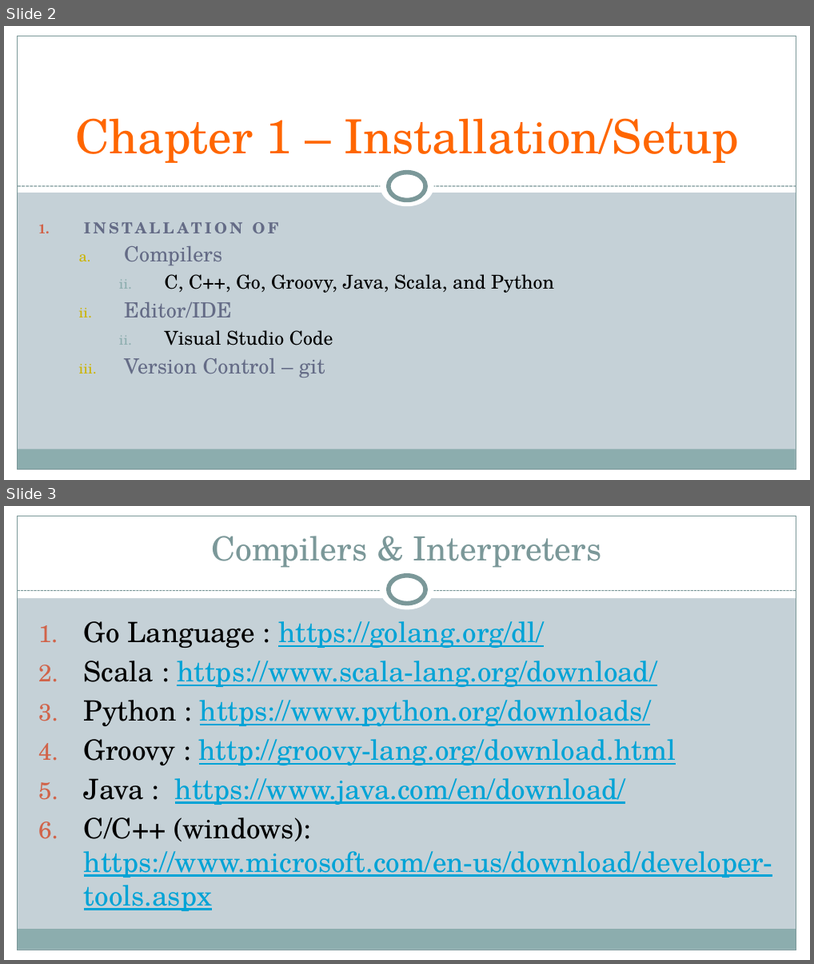
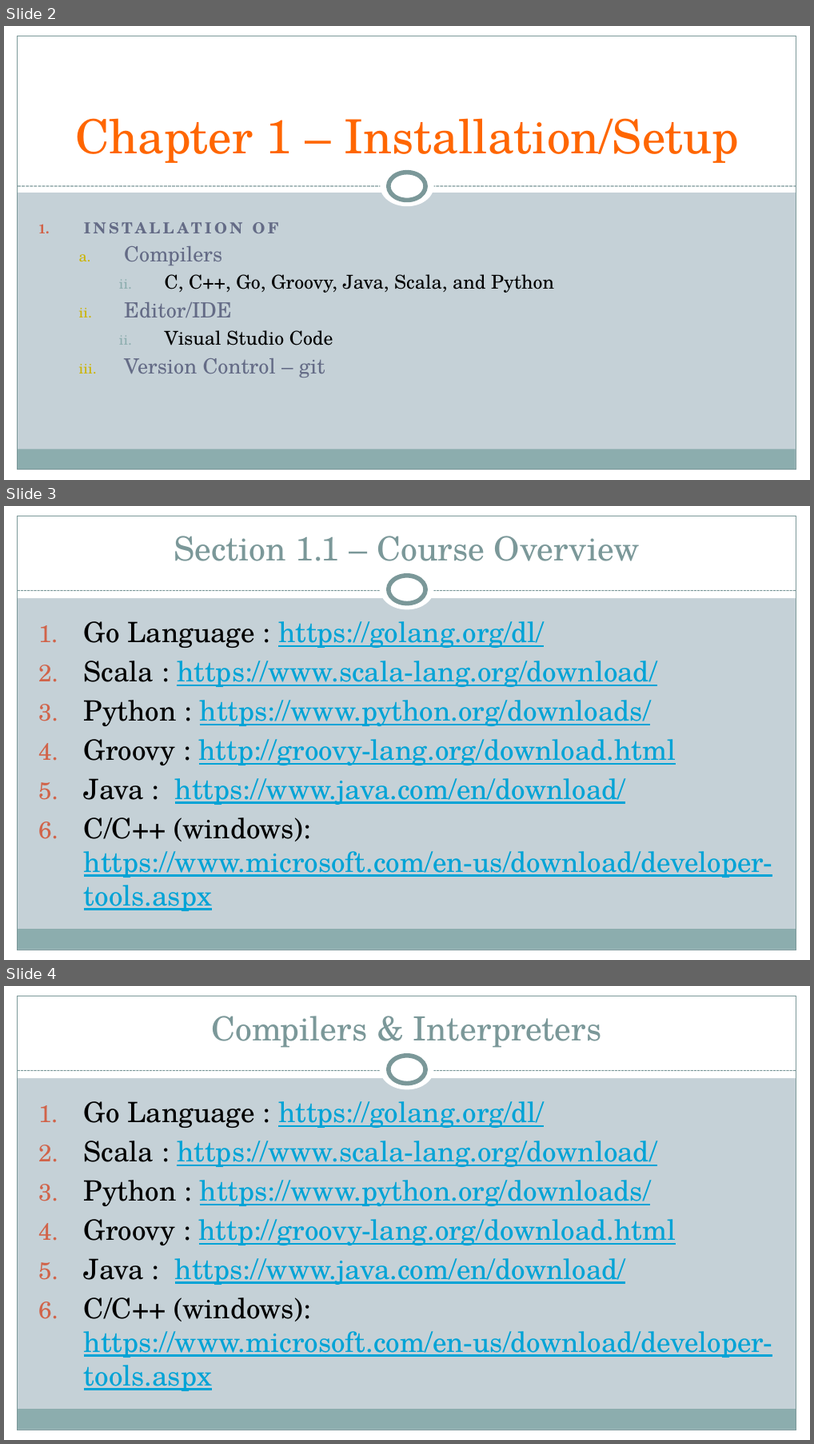
Before and after one commit to xiliax/programming-languages-compared, a slide deck: docs/programming-language-compared.pptx. Shown one above the other, each under a label of ours: slides 2 and 3 before the commit, slides 2, 3 and 4 after it. The pictures are 814x964 and 814x1444 pixels, drawn with LibreOffice and Linux fonts; fonts in the diff are those of the drawing. Boxes give left, top, right and bottom in pixels: in the first picture for what was removed or moved away, otherwise in the second. Text is boxed around its words. In the diff, an @@ line names an element or a change of style, - is before the commit and + after.

Commit message:
c02s02 - C++ and Java

```diff
--- a/docs/programming-language-compared.pptx
+++ b/docs/programming-language-compared.pptx
@@ slide 3 added at box(4, 506, 810, 960), background #C5D1D7; not listed: 9 template elements that a slide beside it also shows @@
@@ title added at box(174, 536, 640, 561), 29.7 pt, text #7C999A @@
+Section 1.1 – Course Overview
@@ text added at box(84, 621, 773, 911), 25 pt, text #00A3D6, underline @@
+1. Go Language : https://golang.org/dl/
+2. Scala : https://www.scala-lang.org/download/
+3. Python : https://www.python.org/downloads/
+4. Groovy : http://groovy-lang.org/download.html
+5. Java : https://www.java.com/en/download/
+6. C/C++ (windows): https://www.microsoft.com/en-us/download/developer-tools.aspx
@@ what was slide 3 is now slide 4 @@
```
Also in this commit, not shown: 4 slides changed, 3 other slides added, 3 slides removed, 21 other files.
